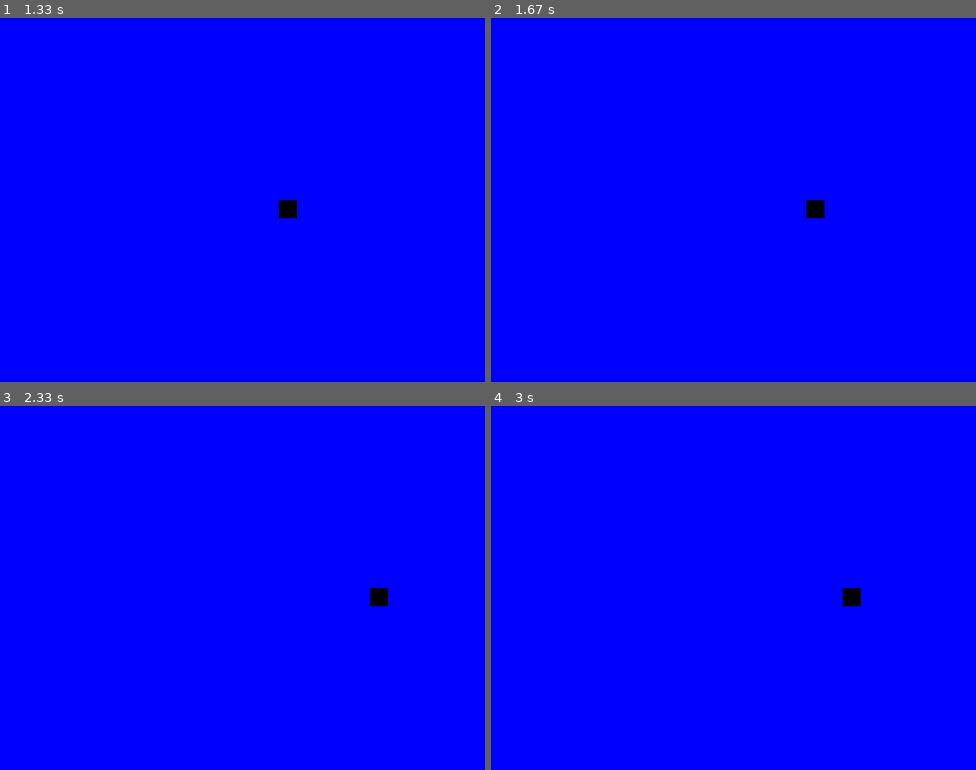
Above: before the commit, frames 1-4 (two rows, left to right).
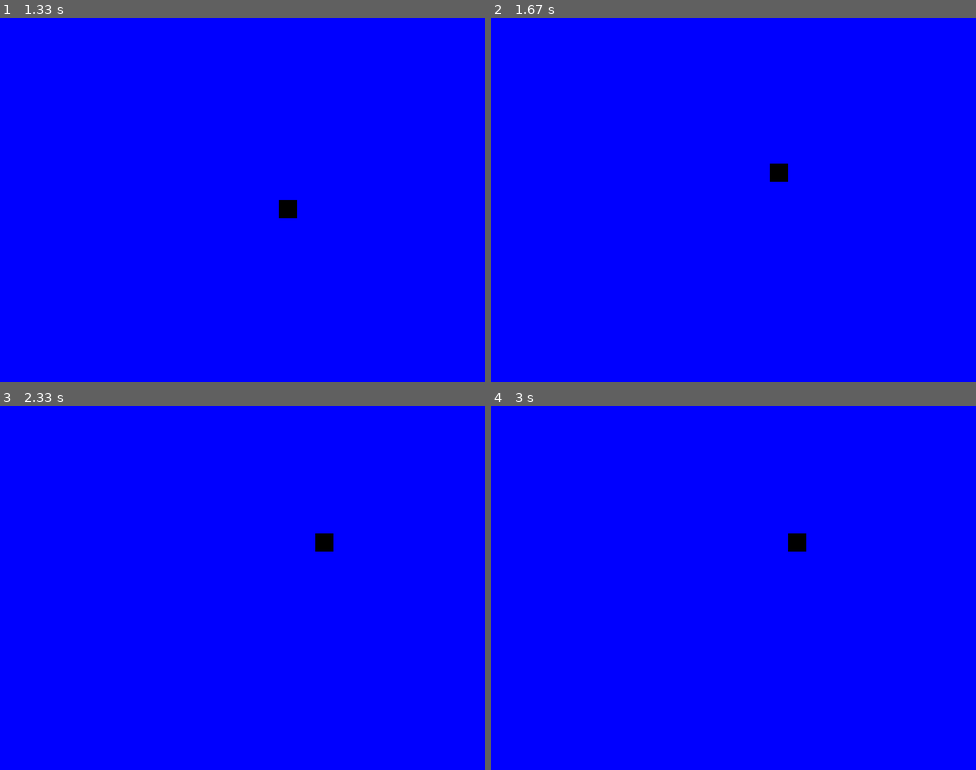
Above: after the commit, the same moments.

Repository: kosvish/game_snake_PyGame
Game: pygame game, started from main.py
Same seed, same stepped clock (60 frames per second), same inputs: the game is played once before the commit and once after it.
Inputs:
- Up to frame 1 (1.33 s): tap Enter at 0.33 s; hold Right 0.67-1.13 s; hold Up from 1.17 s (still down)
- Up to frame 2 (1.67 s): release Up at 1.63 s
- Up to frame 3 (2.33 s): hold Right 1.67-2.2 s; hold Left from 2.23 s (still down)
- Up to frame 4 (3 s): release Left at 2.78 s; hold Down from 2.82 s (still down)

Frame 1 is identical in both runs. In frame 2, 0.4% of the frame differs, in the area x 57-69%, y 40-55%; in frame 3, 0.4%; in frame 4, 0.4%.

Commit message:
feat(create): add control buttons(up, down).

Diff:
--- a/main.py
+++ b/main.py
@@ -32,6 +32,9 @@
 
 snake_block = 30
 snake_step = 30
+
+
+
 
 run = True
 
@@ -71,5 +74,13 @@
                 x1_change = snake_step
                 y1_change = 0
 
+            elif event.key == pygame.K_DOWN:
+                x1_change = 0
+                y1_change = snake_step
+
+            elif event.key == pygame.K_UP:
+                x1_change = 0
+                y1_change = -snake_step
+
 
 pygame.quit()
